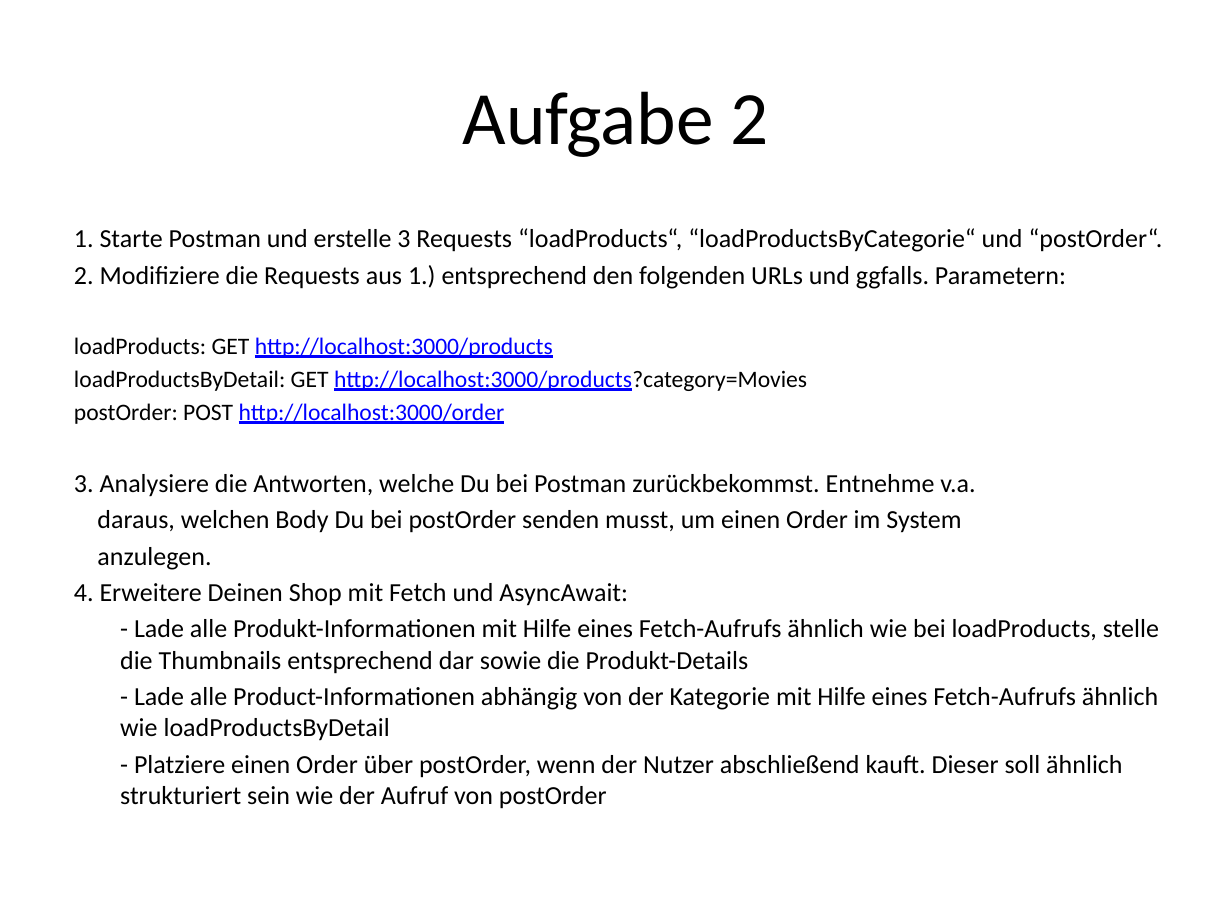
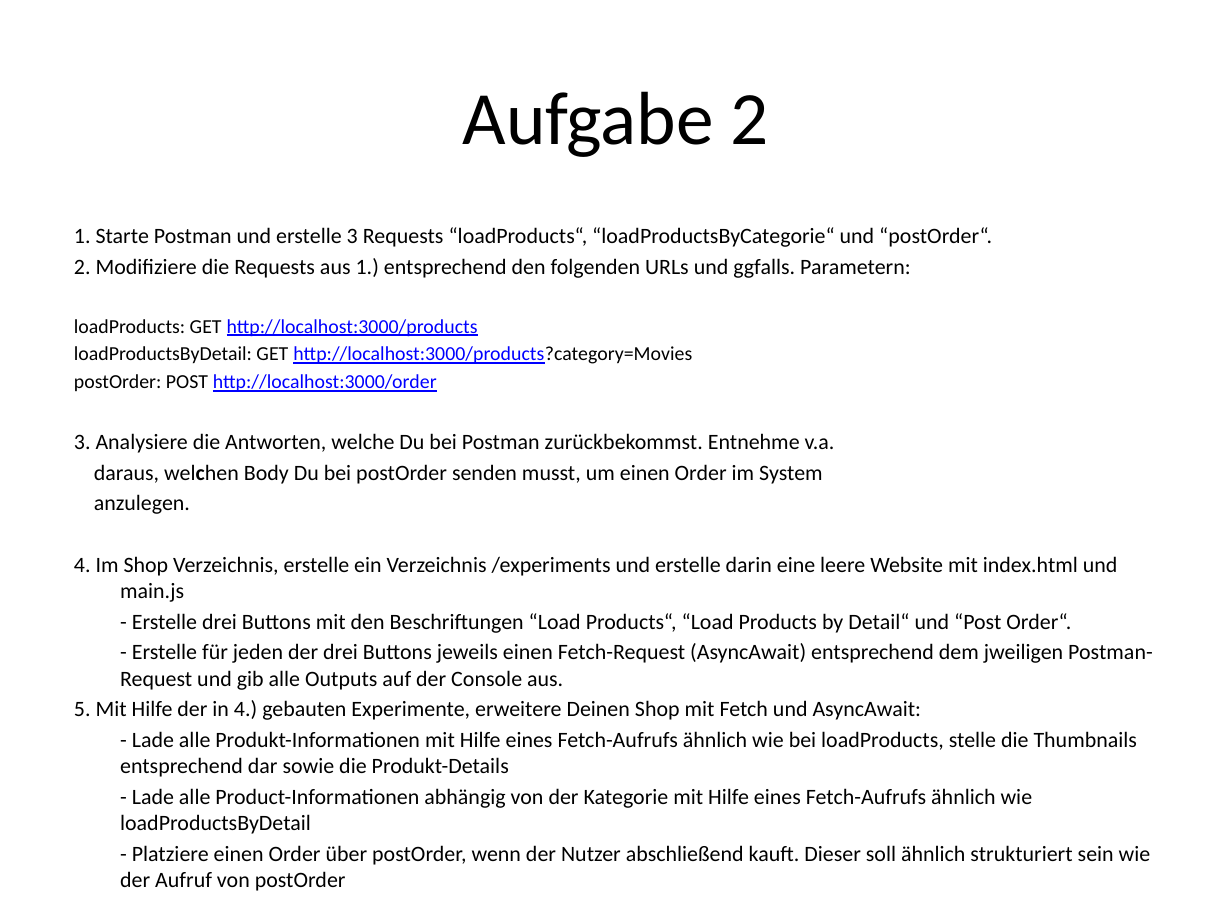
Before and after one commit to michakobs/fbw14, a slide deck: slide 12 of javascript/56_shop/task_de.pptx. Drawn at 1232x924 pixels with LibreOffice and Linux fonts; fonts in the diff are those of the drawing. Boxes give left, top, right and bottom in pixels: in the first picture for what was removed or moved away, otherwise in the second. Text is boxed around its words. In the diff, an @@ line names an element or a change of style, - is before the commit and + after.

```diff
--- a/javascript/56_shop/task_de.pptx
+++ b/javascript/56_shop/task_de.pptx
@@ text at <box>74,227,1138,834</box>: size 15.2 to 12.8 pt in "1. Starte Postman und erstelle 3 Requests ...", "2. Modifiziere die Requests aus 1.) entsprechend ...", "3. Analysiere die Antworten, welche Du bei ...", "daraus, welchen Body Du bei postOrder senden ..." and 4 more places; size 13.8 to 11.6 pt in "loadProducts: GET http://localhost:3000/products", "loadProductsByDetail: GET http://localhost:3000/products?cat ...", "postOrder: POST http://localhost:3000/order"; bold on in "welchen" @@
@@ text at <box>74,556,1153,720</box>: text changed; size 15.2 to 12.8 pt @@
-4. Erweitere Deinen Shop mit Fetch und AsyncAwait:
+4. Im Shop Verzeichnis, erstelle ein Verzeichnis /experiments und erstelle darin eine leere Website mit index.html und main.js
+- Erstelle drei Buttons mit den Beschriftungen “Load Products“, “Load Products by Detail“ und “Post Order“.
+- Erstelle für jeden der drei Buttons jeweils einen Fetch-Request (AsyncAwait) entsprechend dem jweiligen Postman-Request und gib alle Outputs auf der Console aus.
+5. Mit Hilfe der in 4.) gebauten Experimente, erweitere Deinen Shop mit Fetch und AsyncAwait:
```
Also in this commit, not shown: 1 other file.
